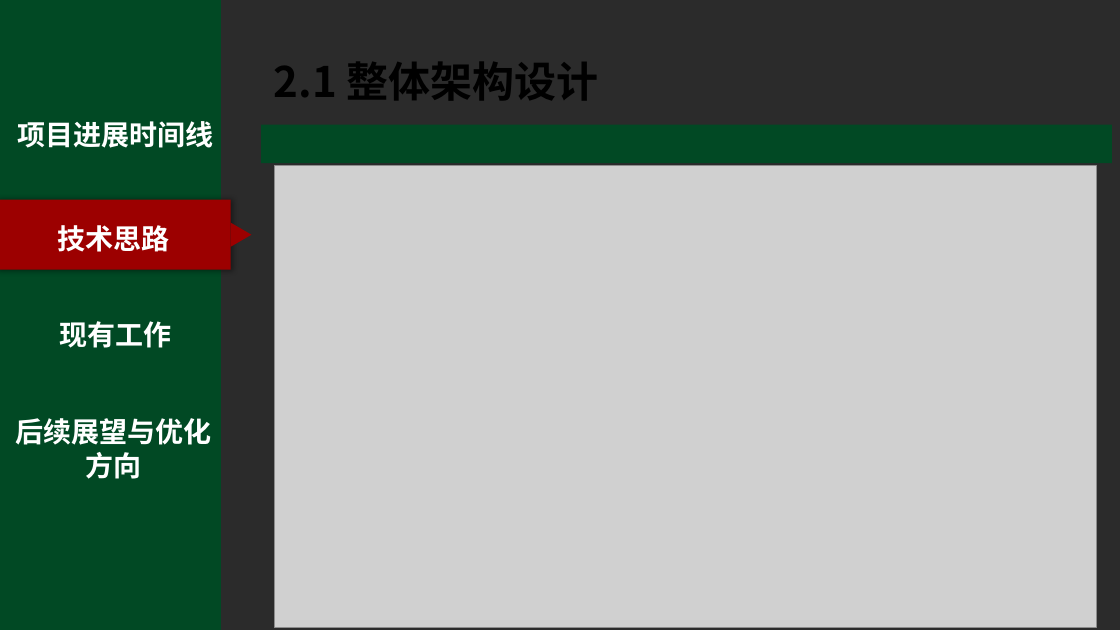
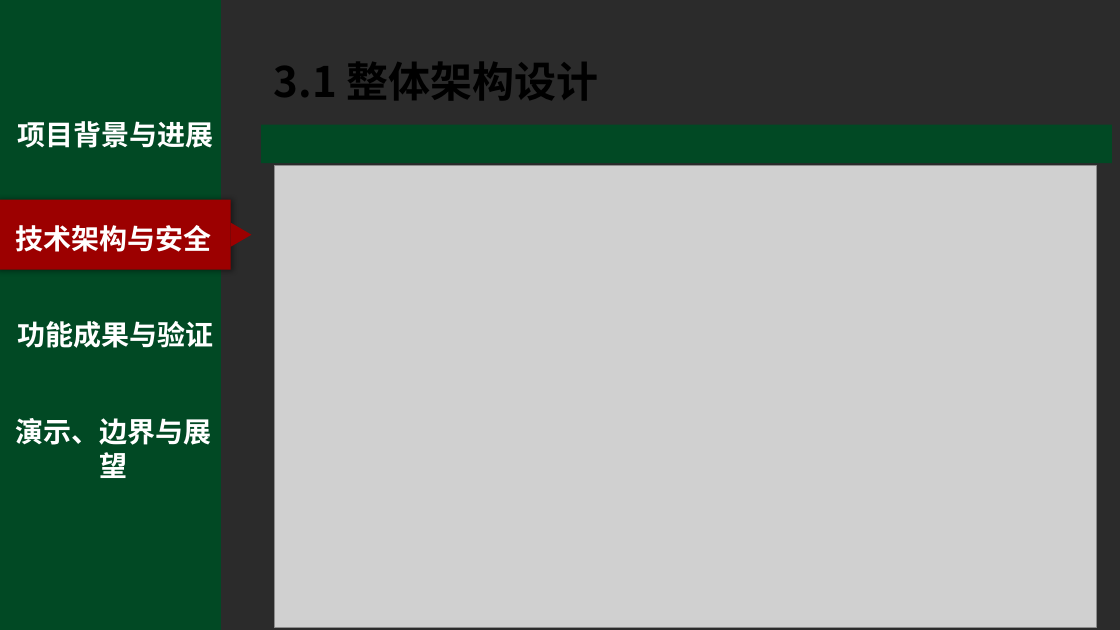
Before and after one commit to chanehwibo/cnsoftbei, a slide deck: slide 9 of SafeOps_答辩演示PPT.pptx. Drawn at 1120x630 pixels with LibreOffice and Linux fonts; fonts in the diff are those of the drawing; grey boxes stand for pictures; background and template pictures are left out; a plain dark background stands for a picture behind light text. Boxes give left, top, right and bottom in pixels: in the first picture for what was removed or moved away, otherwise in the second. Text is boxed around its words. In the diff, an @@ line names an element or a change of style, - is before the commit and + after.

```diff
--- a/SafeOps_答辩演示PPT.pptx
+++ b/SafeOps_答辩演示PPT.pptx
@@ text at bbox=[274, 62, 599, 100]: text changed @@
-2.1 整体架构设计
+3.1 整体架构设计
@@ text at bbox=[17, 121, 213, 148]: text changed @@
-项目进展时间线
+项目背景与进展
@@ text at bbox=[16, 225, 212, 252]: text changed @@
-技术思路
+技术架构与安全
@@ text at bbox=[17, 321, 213, 348]: text changed @@
-现有工作
+功能成果与验证
@@ text at bbox=[16, 418, 212, 478]: text changed @@
-后续展望与优化方向
+演示、边界与展望
```
Also in this commit, not shown: 13 other slides changed, 3 other files.
